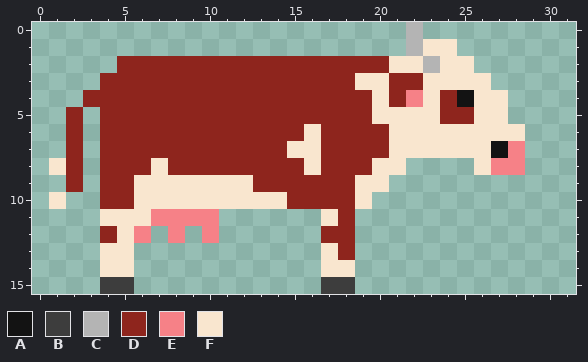
One commit to this pixel-art sprite: assets/images/hereford-side.png. Above, as it was before the edit.
The file is 512x256 pixels, drawn in blocks of 16x16; one block is one cell here.
Palette (. is transparent): A #131313  B #3d3d3d  C #b4b4b4  D #8e251d  E #f68187  F #f9e6cf
Pixels before, first column x 1:
 0 .....................C......
 1 .....................CFF....
 2 ....DDDDDDDDDDDDDDDDFFCFF...
 3 ...DDDDDDDDDDDDDDDFFDDFFFF..
 4 ..DDDDDDDDDDDDDDDDDFDEFDAFF.
 5 .D.DDDDDDDDDDDDDDDDFFFFDDFF.
 6 .D.DDDDDDDDDDDDFDDDDFFFFFFFF
 7 .D.DDDDDDDDDDDFFDDDDFFFFFFAE
 8 FD.DDDFDDDDDDDDFDDDFF....FEE
 9 .D.DDFFFFFFFDDDDDDFF........
10 F..DDFFFFFFFFFDDDDF.........
11 ...FFFEEEE......FD..........
12 ...DFE.E.E......DD..........
13 ...FF...........FD..........
14 ...FF...........FF..........
15 ...BB...........BB..........
Now the later version:
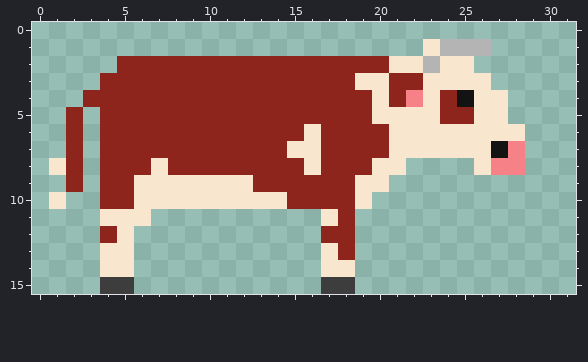
Change:
{"y":0,"x":22,"old":"C","new":"."}
{"y":1,"x":22,"old":"C","new":"."}
{"y":1,"x":24,"old":"F..","new":"CCC"}
{"y":11,"x":7,"old":"EEEE","new":"...."}
{"y":12,"x":6,"old":"E","new":"."}
{"y":12,"x":8,"old":"E","new":"."}
{"y":12,"x":10,"old":"E","new":"."}
